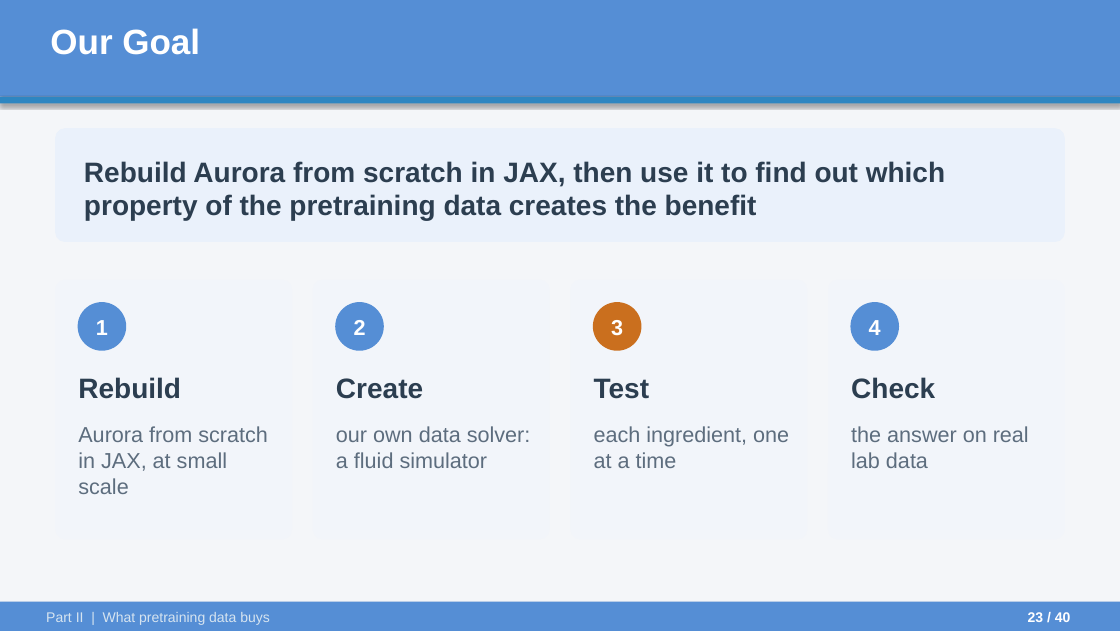
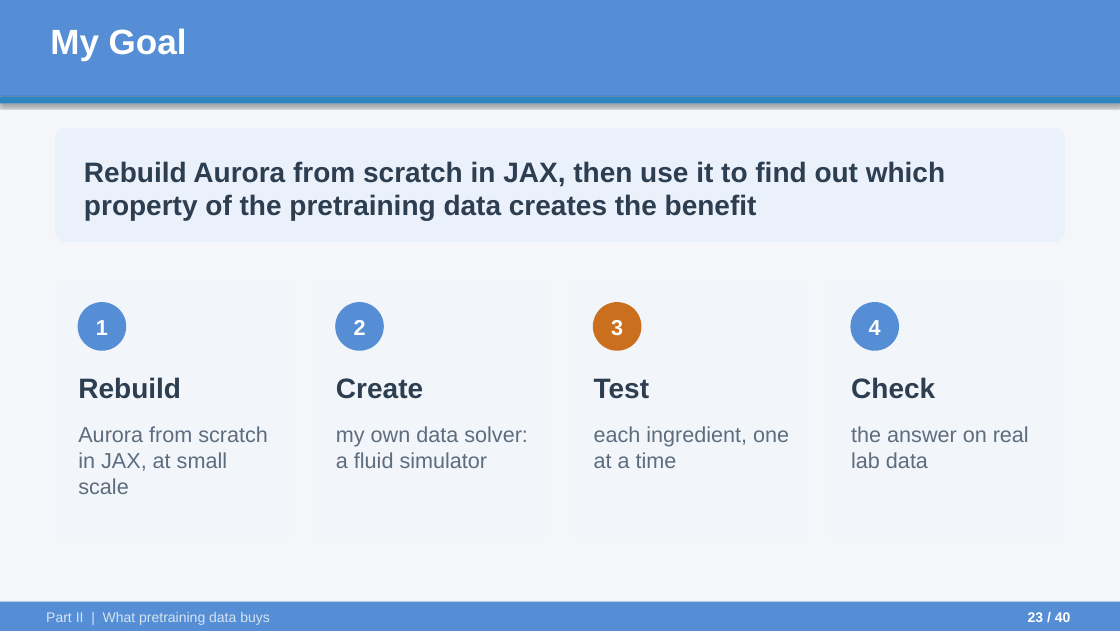
Before and after one commit to ARYAMANN7279/aurora-from-scratch-jax, a slide deck: slide 23 of UGP_Final/UGP_Final_Presentation.pptx. Drawn at 1120x631 pixels with LibreOffice and Linux fonts; fonts in the diff are those of the drawing. Boxes give left, top, right and bottom in pixels: in the first picture for what was removed or moved away, otherwise in the second. Text is boxed around its words. In the diff, an @@ line names an element or a change of style, - is before the commit and + after.

```diff
--- a/UGP_Final/UGP_Final_Presentation.pptx
+++ b/UGP_Final/UGP_Final_Presentation.pptx
@@ text at [50, 28, 187, 61]: text changed @@
-Our Goal
+My Goal
@@ text at [336, 426, 528, 468]: text changed @@
-our own data solver: a fluid simulator
+my own data solver: a fluid simulator
```
Also in this commit, not shown: 19 other slides changed, 2 other files.
